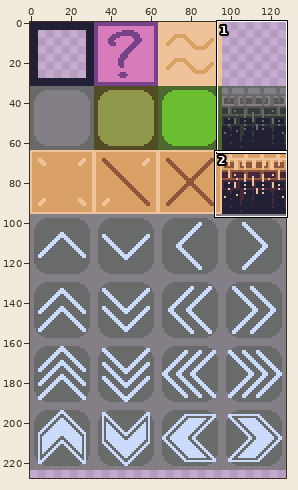
Edited in one commit: pixel-art file (assets/TileMap.aseprite). Above: a wide view before the commit, with the close-up outlined.
Close-up. The starting point:
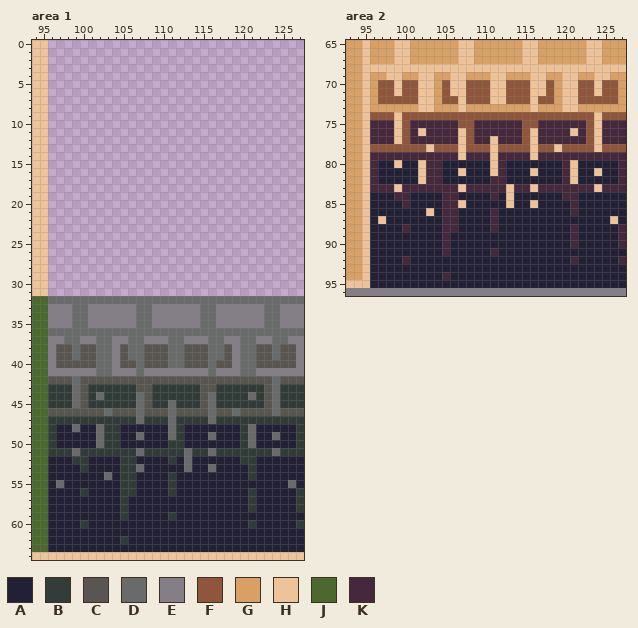
128x256 pixels, 1 frame. Shown: area 1: x 94..127, y 0..64; area 2: x 93..127, y 65..96. The wide view leaves out empty margins.
Palette (. is transparent): A #222034  B #323c39  C #595652  D #696a6a  E #847e87  F #8f563b  G #d9a066  H #eec39a  J #4b692f  K #45283c
Pixels before, area 1, first column x 94:
 0 HH................................
 1 HH................................
 2 HH................................
 3 HH................................
 4 HH................................
 5 HH................................
 6 HH................................
 7 HH................................
 8 HH................................
 9 HH................................
10 HH................................
11 HH................................
12 HH................................
13 HH................................
14 HH................................
15 HH................................
16 HH................................
17 HH................................
18 HH................................
19 HH................................
20 HH................................
21 HH................................
22 HH................................
23 HH................................
24 HH................................
25 HH................................
26 HH................................
27 HH................................
28 HH................................
29 HH................................
30 HH................................
31 HH................................
32 JJDDDDDDDDDDDDDDDDDDDDDDDDDDDDDDDD
33 JJEEEDDEEEEEEDDEEEEEEDDEEEEEEDDEEE
34 JJEEEDDEEEEEEDDEEEEEEDDEEEEEEDDEEE
35 JJEEEDDEEEEEEDDEEEEEEDDEEEEEEDDEEE
36 JJDDDDDDDDDDDDDDDDDDDDDDDDDDDDDDDD
37 JJEEDDEEDDEEDDEEEDDEEEDDEEDDEEDDEE
38 JJECCDCCDDECDDCCCDDCCCDDCEDDCCDCCE
39 JJECCDCCDDECDDCCCDDCCCDDCEDDCCDCCE
40 JJECCCCCDDECCDCCCDDCCCDCCEDDCCCCCE
41 JJEEEEEEDDEEEDEEEEEEEEDEEEDDEEEEEE
42 JJCCCDCCCCCCCCCCCCCCCCCCCCCCCCDCCC
43 JJBBBDCBBBBBBCCBBBBBBCCBBBBBBCDBBB
44 JJBBBDCBDBBBBDCBBBBBBCDBBBBDBCDBBB
45 JJBBBDCBBBBBBDCBBDBBBCDBBBBBBCDBBB
46 JJCCCCCCCDCCCDCCCDCCCCDCCDCCCCDCCC
47 JJBBBBBBBBBBBDBBBDBBBBDBBBBBBBBBBB
48 JJBAADAADBBAAAAAADBAAAAAAABDAAAAAB
49 JJBAAAAADBBAADAAADBAAADAAABDAADAAB
50 JJBAAAAADBBAAAAAABBAAAAAAABDAAAAAB
51 JJBBBDBBBBBBBDBBBBBDBBDBBBBBBBDBBB
52 JJAAABBAAAABBAAAABADAAAAAABBAAAAAA
53 JJAAAABAAAABBDAAAAADAADAAAABAAAAAA
54 JJAAAAAAADABBAAAABAAAAAAAAABAAAAAA
55 JJADAAAAAAABBAAAABAAAAAAAAAAAAAADA
56 JJAAAABAAAABBAAAABAAAAAAAAABAAAAAB
57 JJAAAAAAAAABAAAAAAAAAAAAAAABAAAAAB
58 JJAAAAAAAAABAAAAAAAAAAAAAAABAAAAAB
59 JJAAAAAAAAABAAAAABAAAAAAAAAAAAAAAA
60 JJAAAABAAAAAAAAAAAAAAAAAAAABAAAAAB
61 JJAAAAAAAAAAAAAAAAAAAAAAAAAAAAAAAA
62 JJAAAAAAAAABAAAAAAAAAAAAAAAAAAAAAA
63 JJAAAAAAAAAAAAAAAAAAAAAAAAAAAAAAAA
64 HHHHHHHHHHHHHHHHHHHHHHHHHHHHHHHHHH
Pixels before, area 2, first column x 93:
65 GGHGGGHHGGGGGGHHGGGGGGHHGGGGGGHHGGG
66 GGHGGGHHGGGGGGHHGGGGGGHHGGGGGGHHGGG
67 GGHGGGHHGGGGGGHHGGGGGGHHGGGGGGHHGGG
68 GGHHHHHHHHHHHHHHHHHHHHHHHHHHHHHHHHH
69 GGHGGHHGGHHGGHHGGGHHGGGHHGGHHGGHHGG
70 GGHGFFHFFHHGFHHFFFHHFFFHHFGHHFFHFFG
71 GGHGFFHFFHHGFHHFFFHHFFFHHFGHHFFHFFG
72 GGHGFFFFFHHGFFHFFFHHFFFHFFGHHFFFFFG
73 GGHGGGGGGHHGGGHGGGGGGGGHGGGHHGGGGGG
74 GGHFFFHFFFFFFFFFFFFFFFFFFFFFFFFHFFF
75 GGHKKKHFKKKKKKFFKKKKKKFFKKKKKKFHKKK
76 GGHKKKHFKHKKKKHFKKKKKKFHKKKKHKFHKKK
77 GGHKKKHFKKKKKKHFKKHKKKFHKKKKKKFHKKK
78 GGHFFFFFFFHFFFHFFFHFFFFHFFHFFFFHFFF
79 GGHKKKKKKKKKKKHKKKHKKKKHKKKKKKKKKKK
80 GGHKAAHAAHKKAAAAAAHKAAAAAAAKHAAAAAK
81 GGHKAAAAAHKKAAHAAAHKAAAHAAAKHAAHAAK
82 GGHKAAAAAHKKAAAAAAKKAAAAAAAKHAAAAAK
83 GGHKKKHKKKKKKKHKKKKKHKKHKKKKKKKHKKK
84 GGHAAAKKAAAAKKAAAAKAHAAAAAAKKAAAAAA
85 GGHAAAAKAAAAKKHAAAAAHAAHAAAAKAAAAAA
86 GGHAAAAAAAHAKKAAAAKAAAAAAAAAKAAAAAA
87 GGHAHAAAAAAAKKAAAAKAAAAAAAAAAAAAAHA
88 GGHAAAAKAAAAKKAAAAKAAAAAAAAAKAAAAAK
89 GGHAAAAAAAAAKAAAAAAAAAAAAAAAKAAAAAK
90 GGHAAAAAAAAAKAAAAAAAAAAAAAAAKAAAAAK
91 GGHAAAAAAAAAKAAAAAKAAAAAAAAAAAAAAAA
92 GGHAAAAKAAAAAAAAAAAAAAAAAAAAKAAAAAK
93 GGHAAAAAAAAAAAAAAAAAAAAAAAAAAAAAAAA
94 GGHAAAAAAAAAKAAAAAAAAAAAAAAAAAAAAAA
95 HHHAAAAAAAAAAAAAAAAAAAAAAAAAAAAAAAA
96 EEEEEEEEEEEEEEEEEEEEEEEEEEEEEEEEEEE
The same view after the edit:
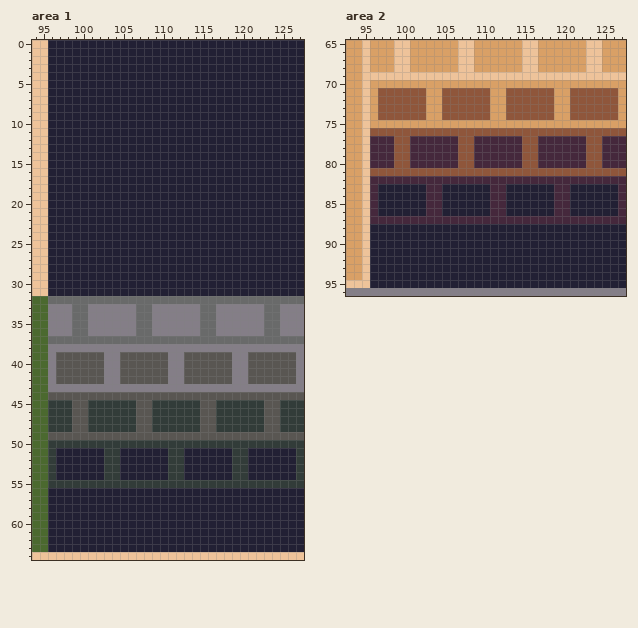
From the commit log: better edge fall graphics
The edit:
Area 1:
y 0..31: x 96..127 ................................ -> AAAAAAAAAAAAAAAAAAAAAAAAAAAAAAAA
y 36: x 96..98 DDD -> EEE; x 101..106 DDDDDD -> EEEEEE; x 109..114 DDDDDD -> EEEEEE; x 117..122 DDDDDD -> EEEEEE; x 125..127 DDD -> EEE
y 37: x 96..97 EE -> DD; x 100..101 EE -> DD; x 104..105 EE -> DD; x 108..110 EEE -> DDD; x 113..115 EEE -> DDD; x 118..119 EE -> DD; x 122..123 EE -> DD; x 126..127 EE -> DD
y 38: x 97..103 CCDCCDD -> EEEEEEE; x 105..118 CDDCCCDDCCCDDC -> EEEEEEEEEEEEEE; x 120..126 DDCCDCC -> EEEEEEE
y 39: x 99 D -> C; x 102..103 DD -> CE; x 106..107 DD -> CC; x 111..112 DD -> EE; x 116..117 DD -> CC; x 120..121 DD -> EC; x 124 D -> C
y 40: x 102..103 DD -> CE; x 107 D -> C; x 111..112 DD -> EE; x 116 D -> C; x 120..121 DD -> EC
y 41: x 97..103 EEEEEDD -> CCCCCCE; x 105..110 EEDEEE -> CCCCCC; x 113..118 EEEDEE -> CCCCCC; x 120..126 DDEEEEE -> ECCCCCC
y 42: x 96 C -> E; x 99 D -> C; x 103..104 CC -> EE; x 111..112 CC -> EE; x 119..120 CC -> EE; x 124 D -> C; x 127 C -> E
y 43: x 96..127 BBBDCBBBBBBCCBBBBBBCCBBBBBBCDBBB -> EEEEEEEEEEEEEEEEEEEEEEEEEEEEEEEE
y 44: x 96..99 BBBD -> CCCC; x 101..107 BDBBBBD -> CCCCCCC; x 109..114 BBBBBB -> CCCCCC; x 116..122 DBBBBDB -> CCCCCCC; x 124..127 DBBB -> CCCC
y 45: x 99 D -> C; x 107 D -> C; x 111 D -> B; x 116 D -> C; x 124 D -> C
y 46: x 96..98 CCC -> BBB; x 101..107 CCDCCCD -> BBBBBBC; x 109..114 CCDCCC -> BBBBBB; x 116..122 DCCDCCC -> CBBBBBB; x 124..127 DCCC -> CBBB
y 47: x 99..100 BB -> CC; x 107..108 DB -> CC; x 111 D -> B; x 115..116 BD -> CC; x 123..124 BB -> CC
y 48: x 97..102 AADAAD -> BBCCBB; x 105..111 AAAAAAD -> BBCCBBB; x 113..119 AAAAAAA -> BBCCBBB; x 121..126 DAAAAA -> BBCCBB
y 49: x 96..127 BAAAAADBBAADAAADBAAADAAABDAADAAB -> CCCCCCCCCCCCCCCCCCCCCCCCCCCCCCCC
y 50: x 97..102 AAAAAD -> BBBBBB; x 105..110 AAAAAA -> BBBBBB; x 113..119 AAAAAAA -> BBBBBBB; x 121..126 DAAAAA -> BBBBBB
y 51: x 97..102 BBDBBB -> AAAAAA; x 105..110 BBDBBB -> AAAAAA; x 113..118 DBBDBB -> AAAAAA; x 121..126 BBBDBB -> AAAAAA
y 52: x 96 A -> B; x 99..100 BB -> AA; x 103..106 AABB -> BBAA; x 112..113 AD -> BA; x 119 A -> B; x 121 B -> A; x 127 A -> B
y 53: x 96 A -> B; x 100 B -> A; x 103..107 AABBD -> BBAAA; x 111..113 AAD -> BBA; x 116 D -> A; x 119..121 AAB -> BBA; x 127 A -> B
y 54: x 96 A -> B; x 103..106 DABB -> BBAA; x 112 A -> B; x 119..121 AAB -> BBA; x 127 A -> B
y 55: x 96..104 ADAAAAAAA -> BBBBBBBBB; x 107..110 AAAA -> BBBB; x 112..127 AAAAAAAAAAAAAADA -> BBBBBBBBBBBBBBBB
y 56: x 100 B -> A; x 105..106 BB -> AA; x 111 B -> A; x 121 B -> A; x 127 B -> A
y 57..58: x 105 B -> A; x 121 B -> A; x 127 B -> A
y 59: x 105 B -> A; x 111 B -> A
y 60: x 100 B -> A; x 121 B -> A; x 127 B -> A
y 62: x 105 B -> A
Area 2:
y 68: x 96..98 HHH -> GGG; x 101..106 HHHHHH -> GGGGGG; x 109..114 HHHHHH -> GGGGGG; x 117..122 HHHHHH -> GGGGGG; x 125..127 HHH -> GGG
y 69: x 96..97 GG -> HH; x 100..101 GG -> HH; x 104..105 GG -> HH; x 108..110 GGG -> HHH; x 113..115 GGG -> HHH; x 118..119 GG -> HH; x 122..123 GG -> HH; x 126..127 GG -> HH
y 70: x 97..103 FFHFFHH -> GGGGGGG; x 105..118 FHHFFFHHFFFHHF -> GGGGGGGGGGGGGG; x 120..126 HHFFHFF -> GGGGGGG
y 71: x 99 H -> F; x 102..103 HH -> FG; x 106..107 HH -> FF; x 111..112 HH -> GG; x 116..117 HH -> FF; x 120..121 HH -> GF; x 124 H -> F
y 72: x 102..103 HH -> FG; x 107 H -> F; x 111..112 HH -> GG; x 116 H -> F; x 120..121 HH -> GF
y 73: x 97..103 GGGGGHH -> FFFFFFG; x 105..110 GGHGGG -> FFFFFF; x 113..118 GGGHGG -> FFFFFF; x 120..126 HHGGGGG -> GFFFFFF
y 74: x 96 F -> G; x 99 H -> F; x 103..104 FF -> GG; x 111..112 FF -> GG; x 119..120 FF -> GG; x 124 H -> F; x 127 F -> G
y 75: x 96..127 KKKHFKKKKKKFFKKKKKKFFKKKKKKFHKKK -> GGGGGGGGGGGGGGGGGGGGGGGGGGGGGGGG
y 76: x 96..99 KKKH -> FFFF; x 101..107 KHKKKKH -> FFFFFFF; x 109..114 KKKKKK -> FFFFFF; x 116..122 HKKKKHK -> FFFFFFF; x 124..127 HKKK -> FFFF
y 77: x 99 H -> F; x 107 H -> F; x 111 H -> K; x 116 H -> F; x 124 H -> F
y 78: x 96..98 FFF -> KKK; x 101..107 FFHFFFH -> KKKKKKF; x 109..114 FFHFFF -> KKKKKK; x 116..122 HFFHFFF -> FKKKKKK; x 124..127 HFFF -> FKKK
y 79: x 99..100 KK -> FF; x 107..108 HK -> FF; x 111 H -> K; x 115..116 KH -> FF; x 123..124 KK -> FF
y 80: x 97..102 AAHAAH -> KKFFKK; x 105..111 AAAAAAH -> KKFFKKK; x 113..119 AAAAAAA -> KKFFKKK; x 121..126 HAAAAA -> KKFFKK
y 81: x 96..127 KAAAAAHKKAAHAAAHKAAAHAAAKHAAHAAK -> FFFFFFFFFFFFFFFFFFFFFFFFFFFFFFFF
y 82: x 97..102 AAAAAH -> KKKKKK; x 105..110 AAAAAA -> KKKKKK; x 113..119 AAAAAAA -> KKKKKKK; x 121..126 HAAAAA -> KKKKKK
y 83: x 97..102 KKHKKK -> AAAAAA; x 105..110 KKHKKK -> AAAAAA; x 113..118 HKKHKK -> AAAAAA; x 121..126 KKKHKK -> AAAAAA
y 84: x 96 A -> K; x 99..100 KK -> AA; x 103..106 AAKK -> KKAA; x 112..113 AH -> KA; x 119 A -> K; x 121 K -> A; x 127 A -> K
y 85: x 96 A -> K; x 100 K -> A; x 103..107 AAKKH -> KKAAA; x 111..113 AAH -> KKA; x 116 H -> A; x 119..121 AAK -> KKA; x 127 A -> K
y 86: x 96 A -> K; x 103..106 HAKK -> KKAA; x 112 A -> K; x 119..121 AAK -> KKA; x 127 A -> K
y 87: x 96..104 AHAAAAAAA -> KKKKKKKKK; x 107..110 AAAA -> KKKK; x 112..127 AAAAAAAAAAAAAAHA -> KKKKKKKKKKKKKKKK
y 88: x 100 K -> A; x 105..106 KK -> AA; x 111 K -> A; x 121 K -> A; x 127 K -> A
y 89..90: x 105 K -> A; x 121 K -> A; x 127 K -> A
y 91: x 105 K -> A; x 111 K -> A
y 92: x 100 K -> A; x 121 K -> A; x 127 K -> A
y 94: x 105 K -> A
Changed places in both close-ups, as pixel boxes (x1, y1, x2, y2):
added: (48, 40, 304, 296)
changed: (48, 328, 304, 544)
changed: (370, 64, 626, 280)
